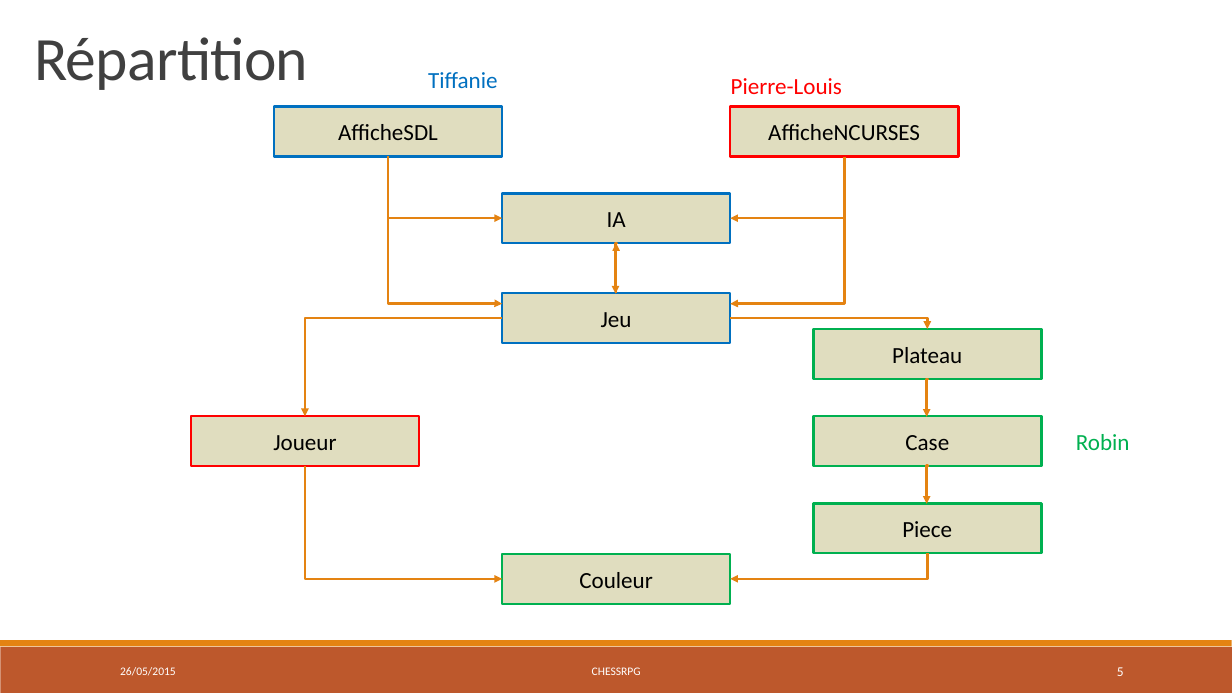
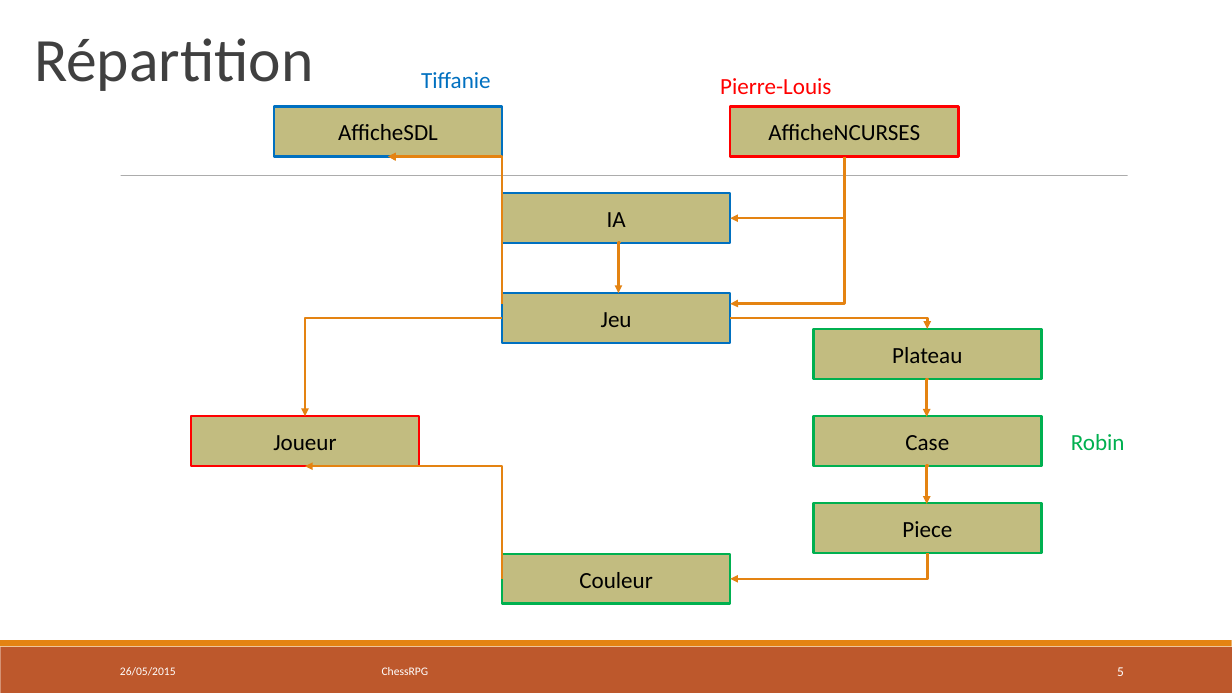
Before and after one commit to chessRPG/master, a slide deck: slide 5 of ChessRPG-présentation.pptx. Drawn at 1232x693 pixels with LibreOffice and Linux fonts; fonts in the diff are those of the drawing. Boxes give left, top, right and bottom in pixels: in the first picture for what was removed or moved away, otherwise in the second. Text is boxed around its words. In the diff, an @@ line names an element or a change of style, - is before the commit and + after.

```diff
--- a/ChessRPG-présentation.pptx
+++ b/ChessRPG-présentation.pptx
@@ text "Répartition" at (34, 38, 314, 91): letter spacing -0.5 to 0 pt @@
@@ text "Tiffanie": place and size @@
-text "Tiffanie" at (428, 72, 498, 88)
+text "Tiffanie" at (421, 72, 491, 88)
@@ text "Pierre-Louis": place and size @@
-text "Pierre-Louis" at (731, 78, 842, 94)
+text "Pierre-Louis" at (720, 78, 831, 94)
@@ rectangle "AfficheNCURSES" at (730, 107, 958, 157): fill #C2BC80 at 50% opacity to #C2BC80; outline #FF0000 2 pt to #FF0000 2.01 pt @@
@@ line added from (121, 176) to (1128, 176), #808080 0.51 pt @@
@@ elbow arrow (502, 218) - (388, 156): stroke #E48312 2 pt to #E48312 2.01 pt @@
@@ elbow arrow (502, 304) - (388, 156): stroke #E48312 2 pt to #E48312 2.01 pt @@
@@ elbow arrow (845, 157) - (730, 218): stroke #E48312 2 pt to #E48312 2.01 pt @@
@@ elbow arrow (845, 157) - (730, 304): stroke #E48312 2 pt to #E48312 2.01 pt; route changed @@
@@ fill #C2BC80 at 50% opacity to #C2BC80; outline #0070C0 2 pt to #0070C0 2.01 pt in 3 elements at (502, 293, 730, 343), (274, 106, 503, 156), (502, 193, 730, 243) @@
@@ arrow removed from (616, 293) to (616, 243) @@
@@ elbow arrow (620, 243) - (618, 293): stroke #E48312 2 pt to #E48312 2.01 pt; route changed @@
@@ elbow arrow (502, 318) - (305, 416): stroke #E48312 2 pt to #E48312 2.01 pt @@
@@ elbow arrow (730, 318) - (928, 329): stroke #E48312 2 pt to #E48312 2.01 pt @@
@@ fill #C2BC80 at 50% opacity to #C2BC80; outline #00B050 2 pt to #00B050 2.01 pt in 4 elements at (502, 554, 730, 604), (813, 416, 1042, 466), (813, 504, 1042, 554), (813, 329, 1042, 379) @@
@@ elbow arrow (928, 380) - (927, 417): stroke #E48312 2 pt to #E48312 2.01 pt @@
@@ rectangle "Joueur" at (191, 416, 420, 466): fill #C2BC80 at 50% opacity to #C2BC80; outline #FF0000 2 pt to #FF0000 2.01 pt @@
@@ text "Robin": place and size @@
-text "Robin" at (1076, 434, 1130, 450)
+text "Robin" at (1071, 434, 1125, 450)
@@ 3 elbow arrows: place and size @@
-3 elbow arrows at (305, 156, 502, 579)
+3 elbow arrows at (305, 156, 502, 579)
@@ elbow arrow (502, 579) - (305, 467): stroke #E48312 2 pt to #E48312 2.01 pt @@
@@ elbow arrow (928, 467) - (927, 504): stroke #E48312 2 pt to #E48312 2.01 pt @@
@@ elbow arrow (928, 554) - (730, 579): stroke #E48312 2 pt to #E48312 2.01 pt @@
@@ text at (382, 667, 429, 675): text changed @@
-CHESSRPG
+ChessRPG
```
Also in this commit, not shown: 14 other slides changed, 2 other files.
